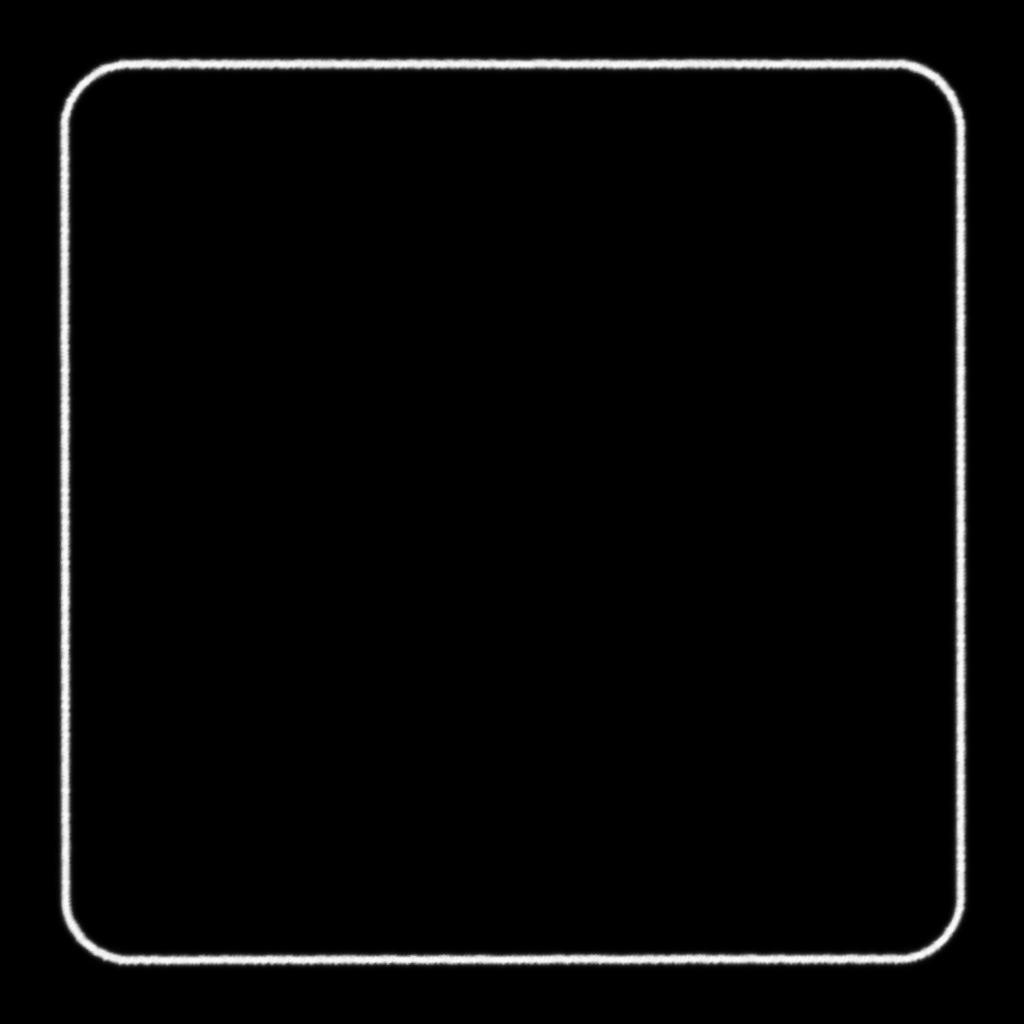
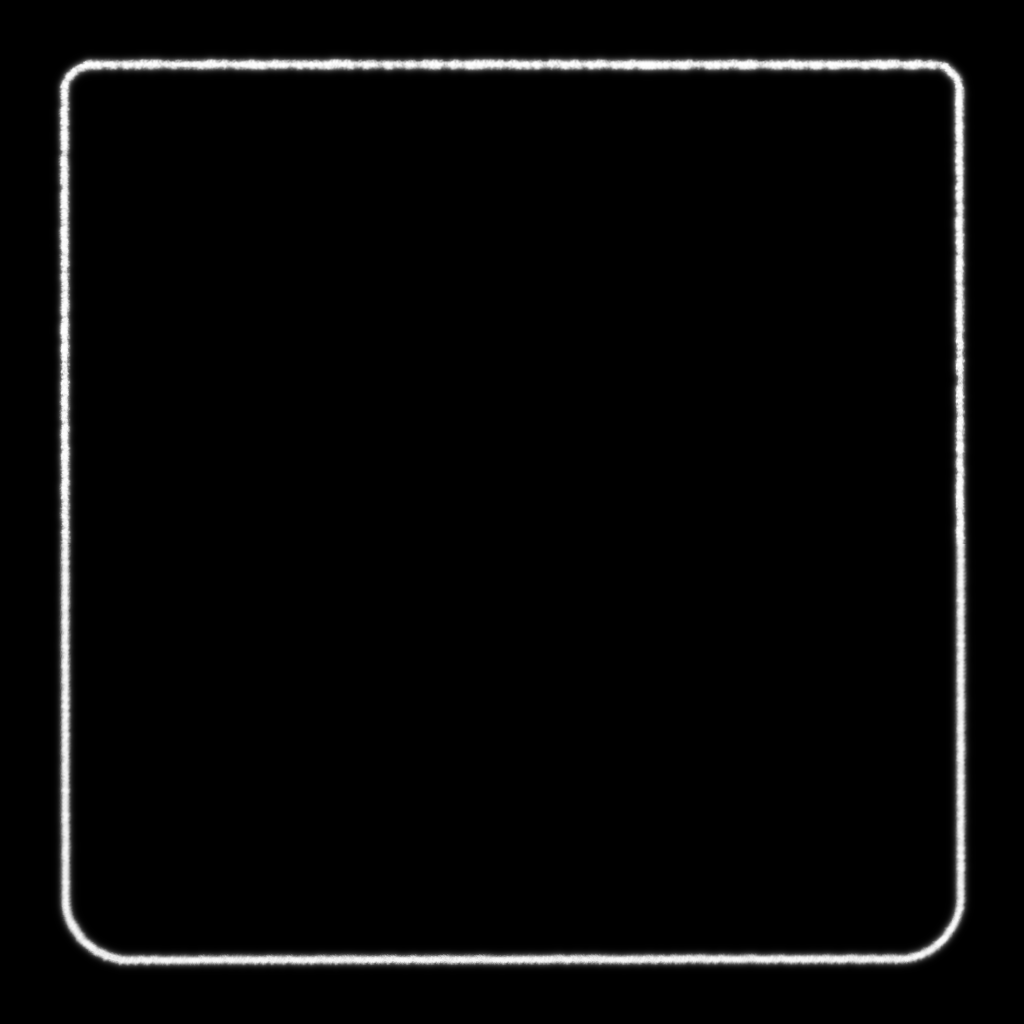
Layered file, before and after one edit (1024x1024). Changes by layer:
renamed "レイヤー" to "貼り付けられたレイヤー コピー", blend normal → screen, moved it above "貼り付けられたレイヤー", painted on it over left=52, top=52, right=973, bottom=972
"貼り付けられたレイヤー": blend screen → normal, painted on it over left=57, top=57, right=968, bottom=968
